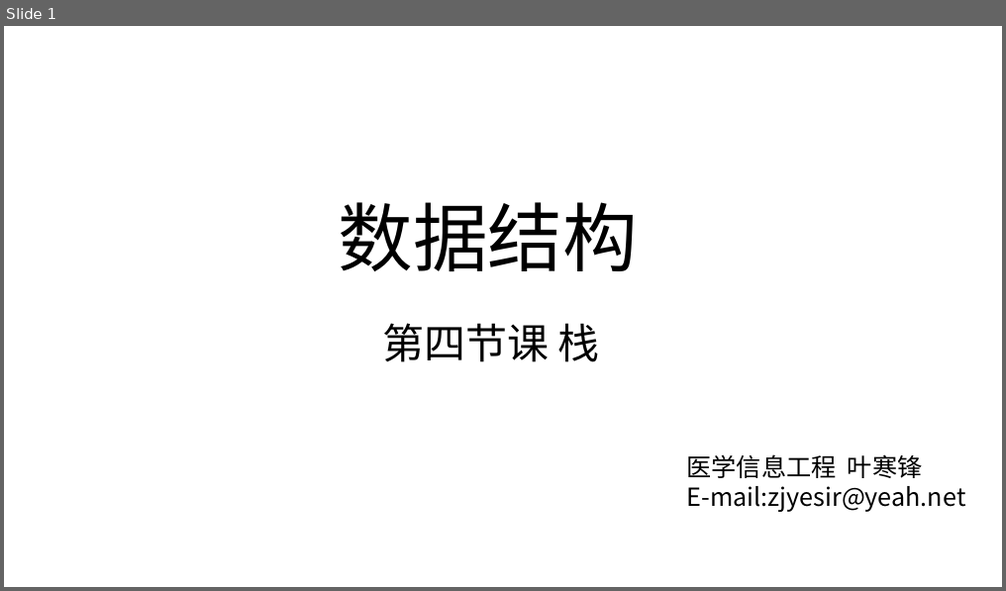
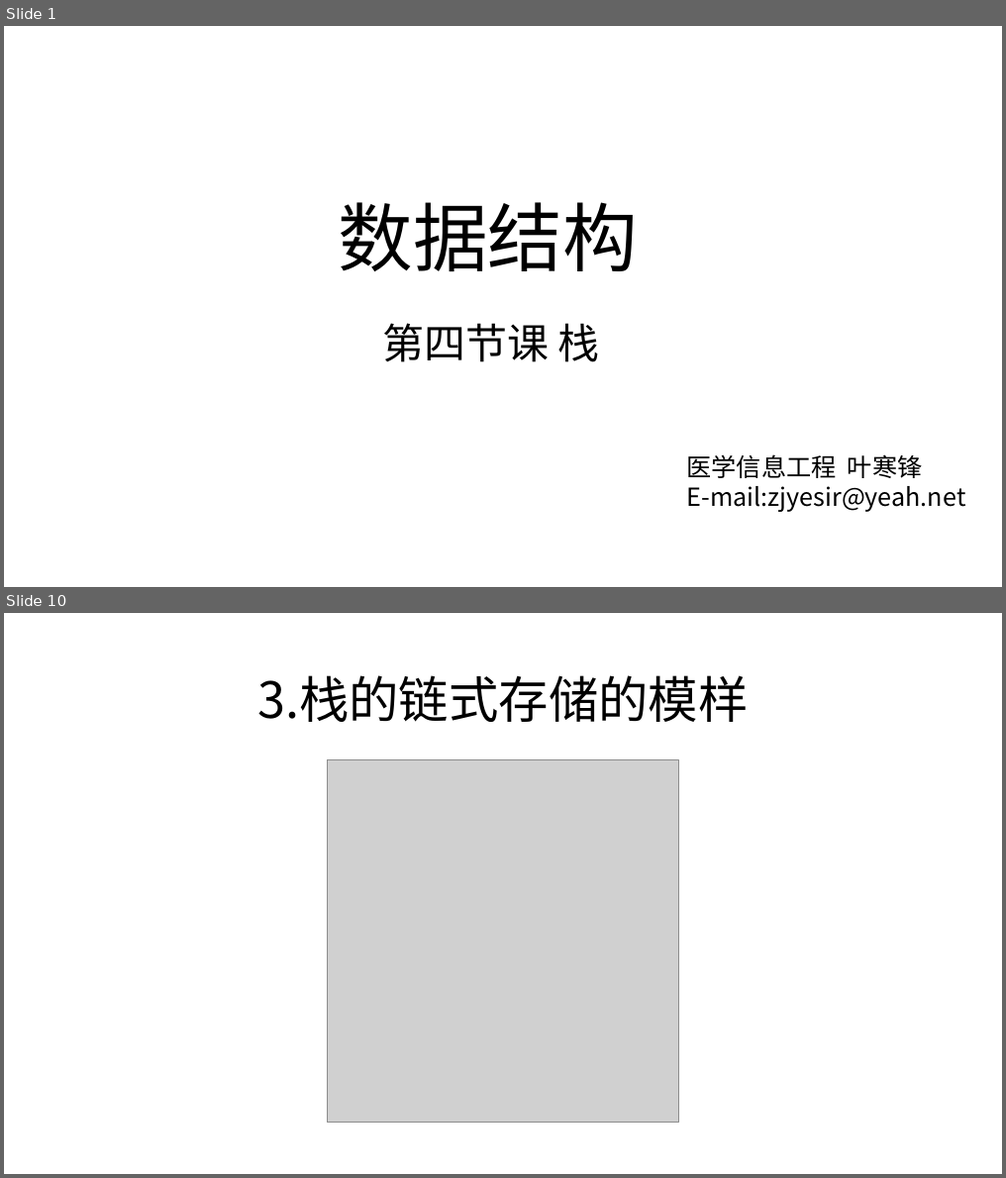
Before and after one commit to zjyesir/hmc_data_structure, a slide deck: ppt/3.1栈.pptx. Shown one above the other, each under a label of ours: slide 1 before the commit, slides 1 and 10 after it; the slides between them are not shown. The pictures are 1006x591 and 1006x1178 pixels, drawn with LibreOffice and Linux fonts; fonts in the diff are those of the drawing; grey boxes stand for pictures; background and template pictures are left out. Boxes give left, top, right and bottom in pixels: in the first picture for what was removed or moved away, otherwise in the second. Text is boxed around its words. In the diff, an @@ line names an element or a change of style, - is before the commit and + after.

```diff
--- a/ppt/3.1栈.pptx
+++ b/ppt/3.1栈.pptx
@@ slide 10 added at [4, 613, 1002, 1174], background picture (left out) @@
@@ text added at [257, 675, 748, 722], 48 pt, text #000000 @@
+3.栈的链式存储的模样
@@ picture added at [328, 761, 679, 1123] @@
```
Also in this commit, not shown: 5 slides changed, 18 other slides added, 4 slides removed, 11 other files.
